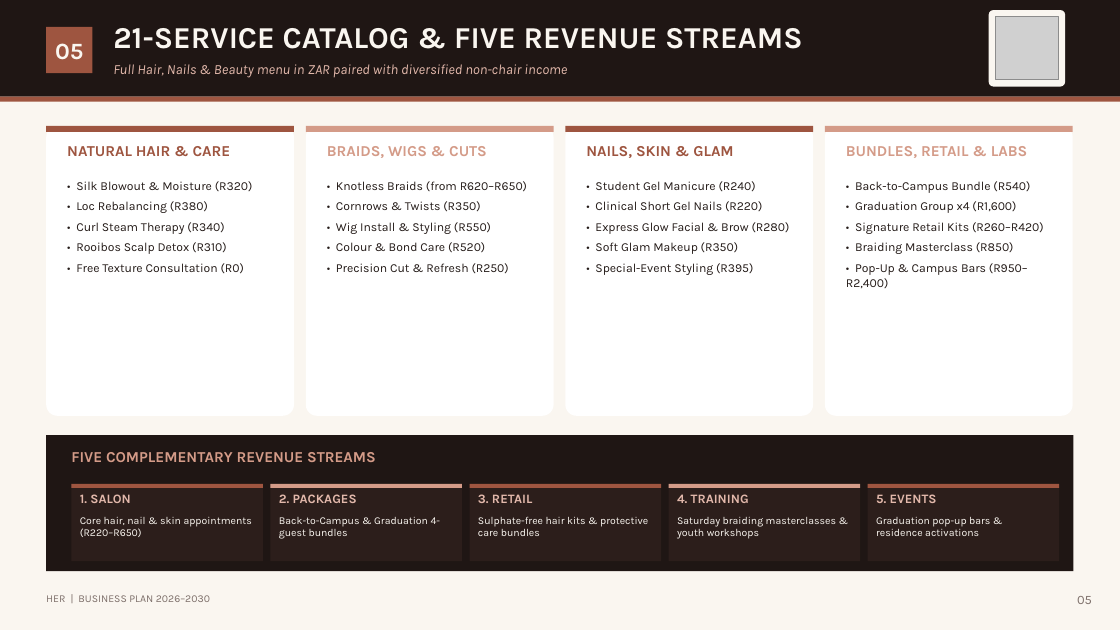
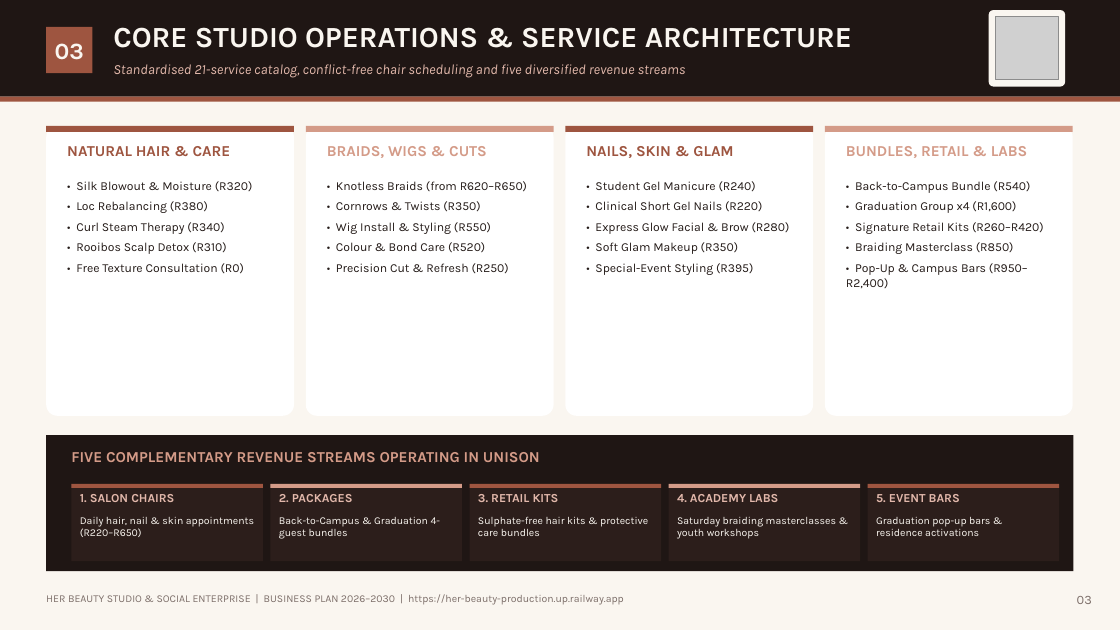
Before and after one commit to dr-rsmart/HER_Beauty, a slide deck: slide 4 of HER_Business_Plan.pptx (slide 6 before the commit). Drawn at 1120x630 pixels with LibreOffice and Linux fonts; fonts in the diff are those of the drawing; grey boxes stand for pictures. Boxes give left, top, right and bottom in pixels: in the first picture for what was removed or moved away, otherwise in the second. Text is boxed around its words. In the diff, an @@ line names an element or a change of style, - is before the commit and + after.

```diff
--- a/HER_Business_Plan.pptx
+++ b/HER_Business_Plan.pptx
@@ text at (x1=113, y1=27, x2=852, y2=48): text changed; size 26 to 25 pt @@
-21-SERVICE CATALOG & FIVE REVENUE STREAMS
+CORE STUDIO OPERATIONS & SERVICE ARCHITECTURE
@@ text at (x1=55, y1=43, x2=84, y2=60): text changed @@
-05
+03
@@ text at (x1=113, y1=64, x2=686, y2=78): text changed @@
-Full Hair, Nails & Beauty menu in ZAR paired with diversified non-chair income
+Standardised 21-service catalog, conflict-free chair scheduling and five diversified revenue streams
@@ text at (x1=71, y1=452, x2=540, y2=462): text changed @@
-FIVE COMPLEMENTARY REVENUE STREAMS
+FIVE COMPLEMENTARY REVENUE STREAMS OPERATING IN UNISON
@@ text at (x1=80, y1=494, x2=174, y2=502): text changed; size 11 to 10.5 pt @@
-1. SALON
+1. SALON CHAIRS
@@ text "2. PACKAGES" at (x1=279, y1=494, x2=353, y2=502): size 11 to 10.5 pt @@
@@ text at (x1=478, y1=494, x2=559, y2=502): text changed; size 11 to 10.5 pt @@
-3. RETAIL
+3. RETAIL KITS
@@ text at (x1=677, y1=494, x2=778, y2=502): text changed; size 11 to 10.5 pt @@
-4. TRAINING
+4. ACADEMY LABS
@@ text at (x1=876, y1=494, x2=960, y2=502): text changed; size 11 to 10.5 pt @@
-5. EVENTS
+5. EVENT BARS
@@ text at (x1=80, y1=517, x2=254, y2=537): text changed @@
-Core hair, nail & skin appointments (R220–R650)
+Daily hair, nail & skin appointments (R220–R650)
@@ text at (x1=46, y1=594, x2=624, y2=605): text changed @@
-HER | BUSINESS PLAN 2026–2030
+HER BEAUTY STUDIO & SOCIAL ENTERPRISE | BUSINESS PLAN 2026–2030 | https://her-beauty-production.up.railway.app
@@ text at (x1=1077, y1=596, x2=1092, y2=604): text changed @@
-05
+03
```
Also in this commit, not shown: 7 other slides changed, 3 slides added, 3 slides removed, 3 other files.
